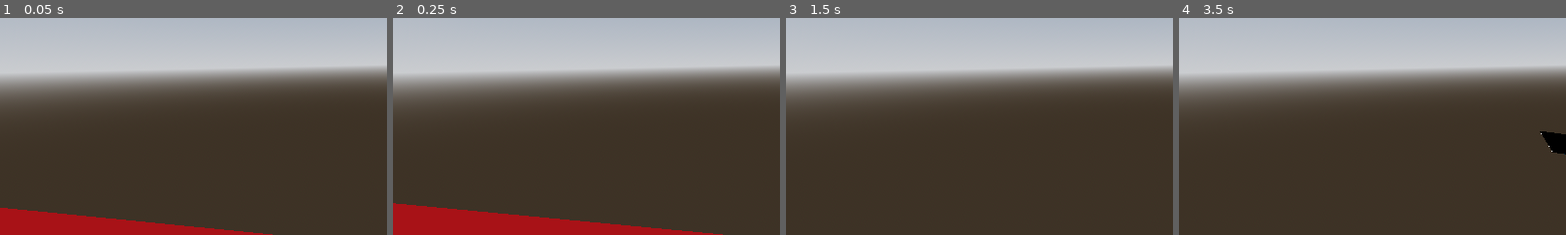
Above: before the commit, frames 1-4 (left to right).
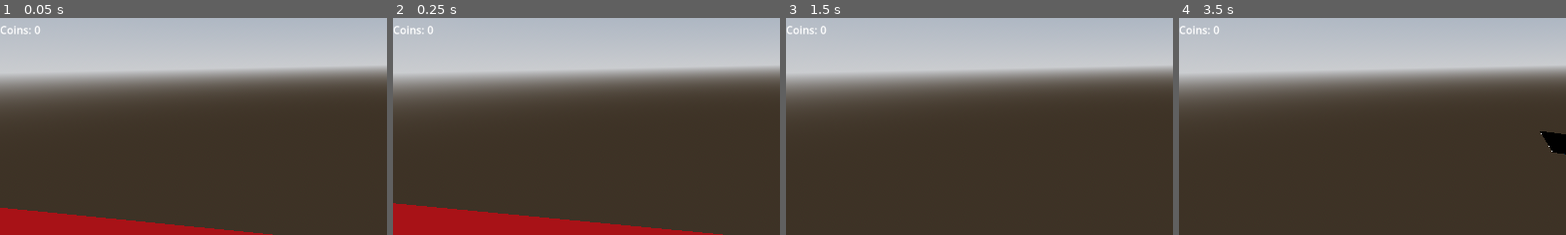
Above: after the commit, the same moments.

Repository: milserbua/slicer
Game: Godot game, scene res://main.tscn
Two runs of this game, one before a commit and one after it. Both use one fixed random seed, a clock stepped at 60 frames per second and the inputs below.
Inputs (mouse positions are % of the whole screen's width and height, from its top left):
- Up to frame 1 (0.05 s): no input
- Up to frame 2 (0.25 s): no input
- Up to frame 3 (1.5 s): tap Enter (ui_accept) at 0.5, 0.77 s; move the mouse to (72, 45) at 0.52 s; move the mouse to (30, 55) at 1.27 s
- Up to frame 4 (3.5 s): tap Enter (ui_accept) at 1.52, 3.02 s; move the mouse to (60, 28) at 2.02 s; move the mouse to (45, 70) at 2.77 s
The pictures show only the part of the screen within x 0-50%, y 12-61%; the shares and areas given below are measured in that part.

The runs differ from the first frame. In frame 1, 0.1% of the frame differs, in the area x 0-11%, y 3-8%; in frame 2, 0.1%; in frame 3, 0.1%; in frame 4, 0.1%.
Error before the commit: Invalid assignment of property or key 'text' with value of type 'String' on a base object of type 'null instance'. (res://tester.gd:35)

Commit message:
Add missing CoinsLabel and LevelLabel to UI

Diff:
--- a/meista/main.tscn
+++ b/meista/main.tscn
@@ -33,6 +33,10 @@
 [sub_resource type="LabelSettings" id="LabelSettings_1bvp3"]
 
 [sub_resource type="LabelSettings" id="LabelSettings_lquwl"]
+
+[sub_resource type="LabelSettings" id="LabelSettings_level"]
+
+[sub_resource type="LabelSettings" id="LabelSettings_coins"]
 
 [node name="Main" type="Node3D" unique_id=1291383684]
 
@@ -89,3 +93,11 @@
 [node name="HighscoreLabel" type="Label" parent="CanvasLayer/con" unique_id=1127724093]
 layout_mode = 2
 label_settings = SubResource("LabelSettings_lquwl")
+
+[node name="LevelLabel" type="Label" parent="CanvasLayer/con" unique_id=1558318906]
+layout_mode = 2
+label_settings = SubResource("LabelSettings_level")
+
+[node name="CoinsLabel" type="Label" parent="CanvasLayer/con" unique_id=1558318907]
+layout_mode = 2
+label_settings = SubResource("LabelSettings_coins")
